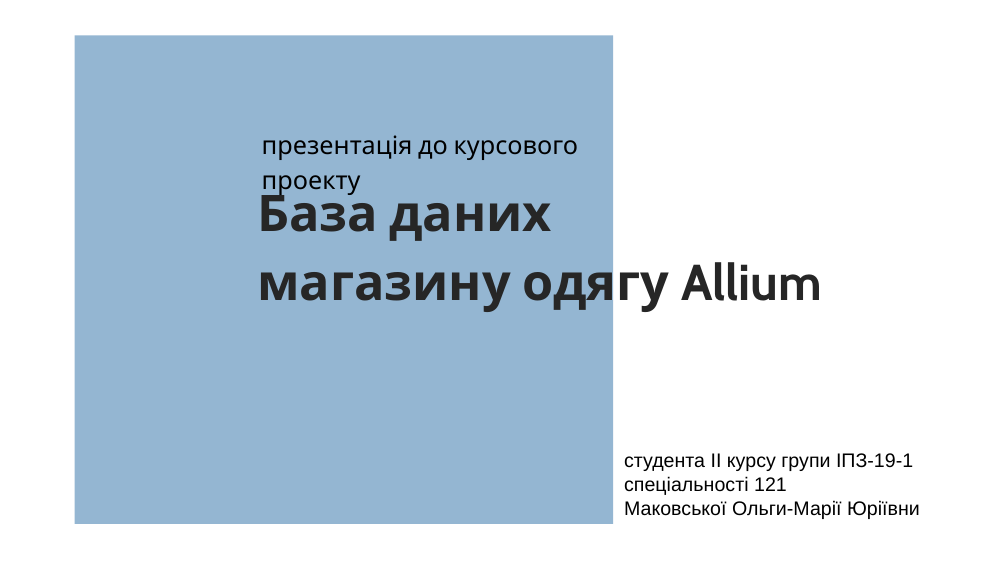
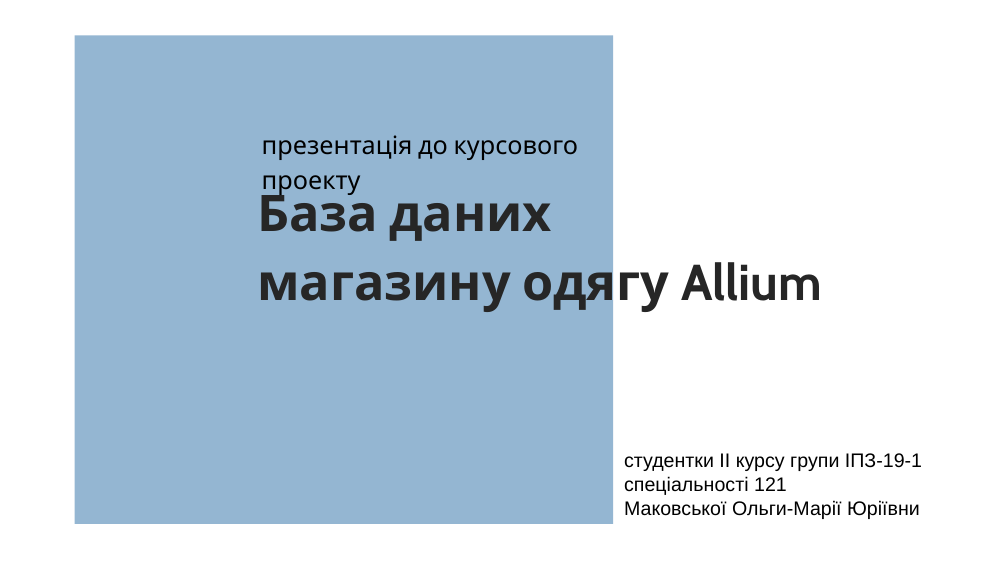
Before and after one commit to avrorilka/online-store-allium, a slide deck: slide 1 of Allium.pptx. Drawn at 1008x567 pixels with LibreOffice and Linux fonts; fonts in the diff are those of the drawing. Boxes give left, top, right and bottom in pixels: in the first picture for what was removed or moved away, otherwise in the second. Text is boxed around its words. In the diff, an @@ line names an element or a change of style, - is before the commit and + after.

```diff
--- a/Allium.pptx
+++ b/Allium.pptx
@@ text at bbox=[624, 453, 922, 471]: text changed @@
-студента ІІ курсу групи ІПЗ-19-1
+студентки ІІ курсу групи ІПЗ-19-1
```
Also in this commit, not shown: 4 other slides changed.
